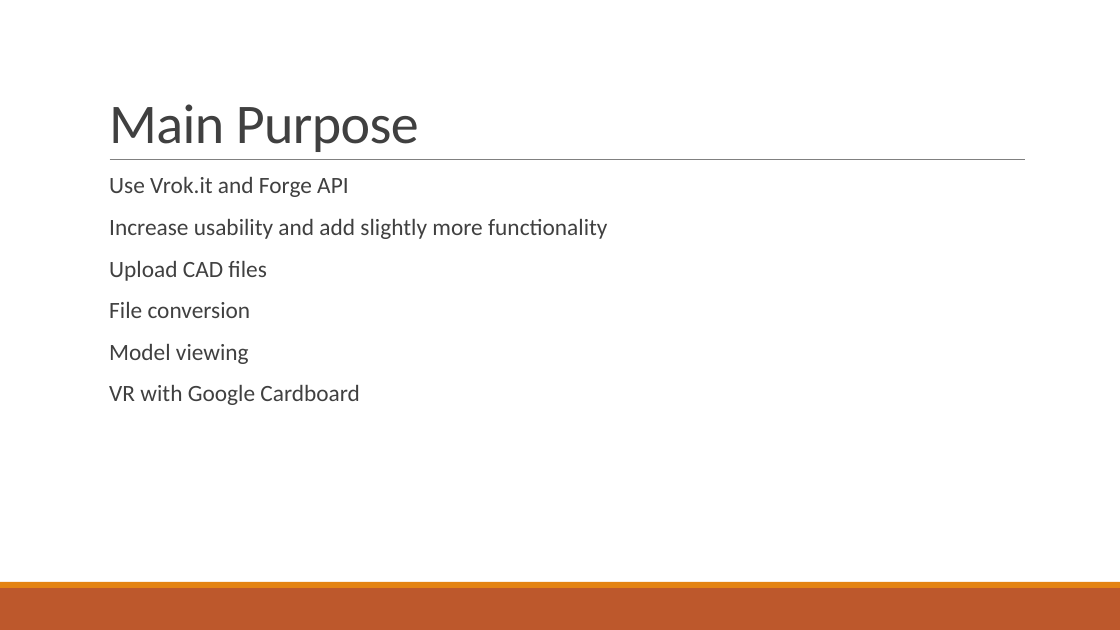
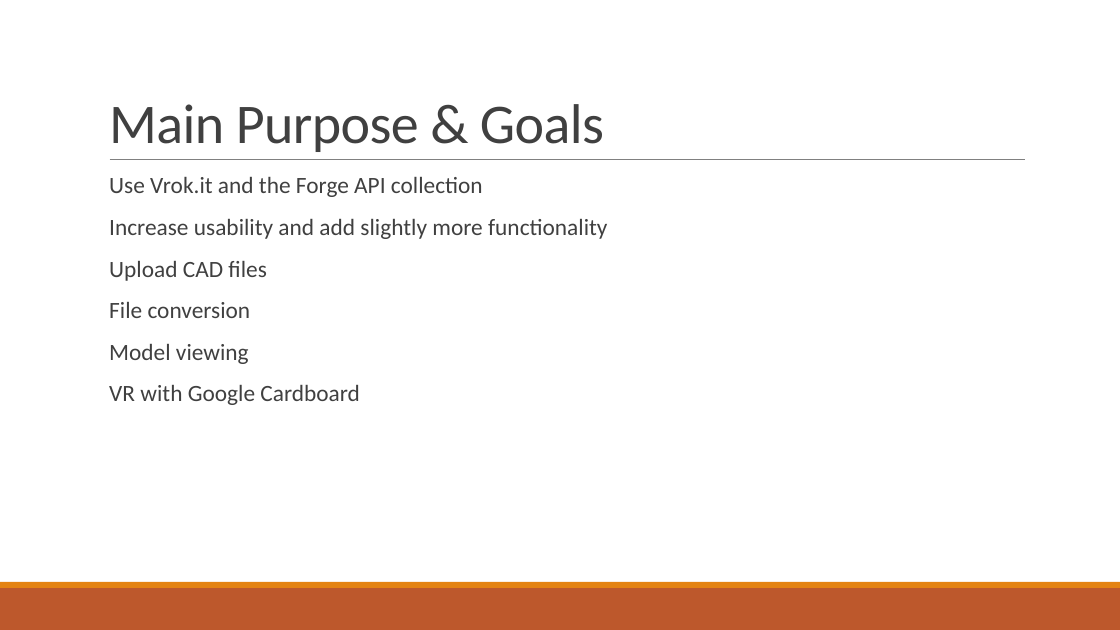
Before and after one commit to gonsalvg/Capstone-Forge-App, a slide deck: slide 2 of Project Documents/Progress Report 2/Progress report.pptx. Drawn at 1120x630 pixels with LibreOffice and Linux fonts; fonts in the diff are those of the drawing. Boxes give left, top, right and bottom in pixels: in the first picture for what was removed or moved away, otherwise in the second. Text is boxed around its words. In the diff, an @@ line names an element or a change of style, - is before the commit and + after.

```diff
--- a/Project Documents/Progress Report 2/Progress report.pptx
+++ b/Project Documents/Progress Report 2/Progress report.pptx
@@ title at [109,104,604,152]: text changed @@
-Main Purpose
+Main Purpose & Goals
@@ text at [109,177,483,197]: text changed @@
-  Use Vrok.it and Forge API
+  Use Vrok.it and the Forge API collection
```
Also in this commit, not shown: 3 other slides changed.
